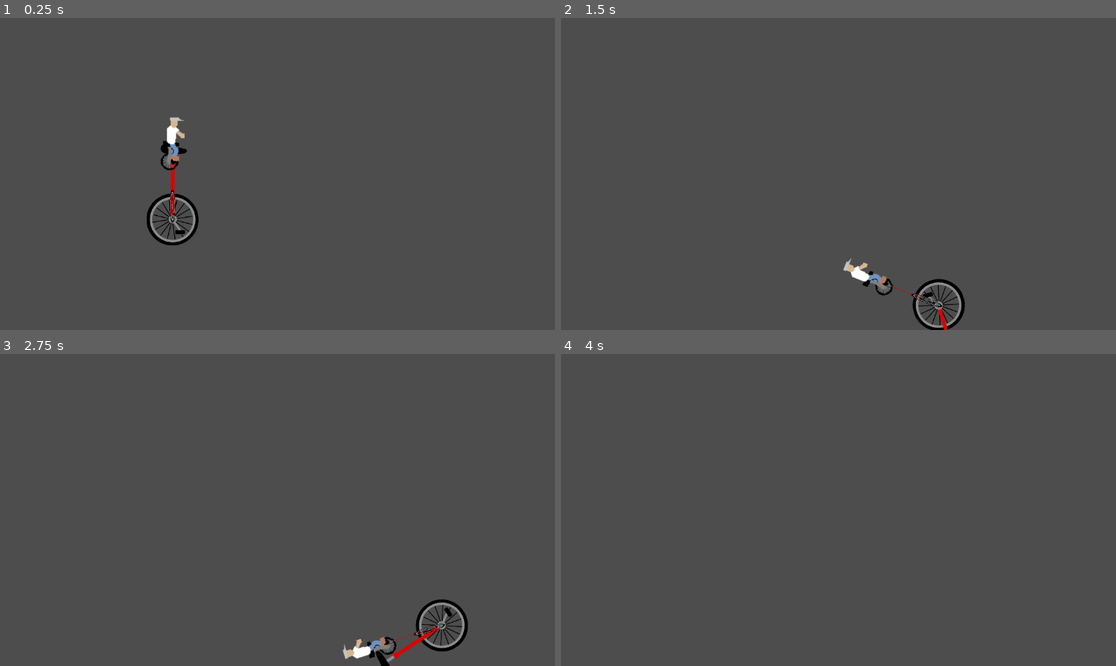
Above: before the commit, frames 1-4 (two rows, left to right).
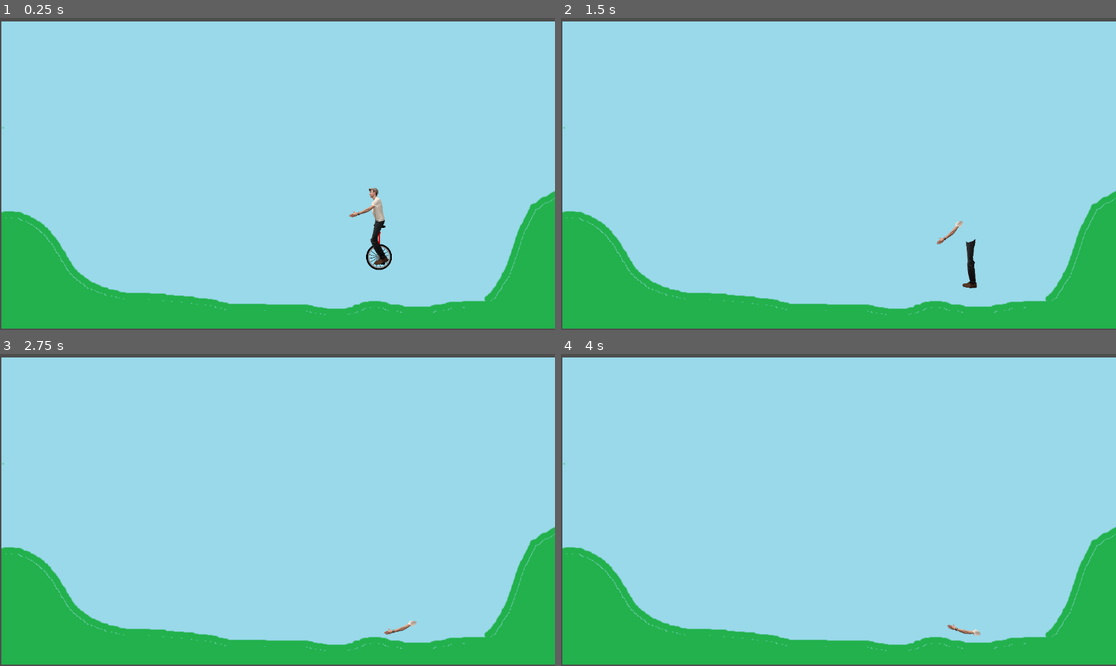
Above: after the commit, the same moments.

Repository: EricKugel/unicycle-simulator-2
Game: Godot game, scene res://main.tscn
Two runs of this game, one before a commit and one after it. Both use one fixed random seed, a clock stepped at 60 frames per second and the inputs below.
Inputs:
- Up to frame 1 (0.25 s): no input
- Up to frame 2 (1.5 s): hold D (right) 0.53-1.28 s; tap Space (jump) at 0.6, 0.77, 1.07, 1.35 s; hold A (left) from 1.28 s (still down)
- Up to frame 3 (2.75 s): tap Space (jump) at 1.52, 1.82, 2.1 s; release A (left) at 2.03 s; hold D (right) from 2.03 s (still down)
- Up to frame 4 (4 s): tap Space (jump) at 2.85, 3.02, 3.32, 3.6, 3.77 s; release D (right) at 3.53 s; hold A (left) from 3.53 s (still down)

The runs differ from the first frame. In frame 1, 98% of the frame differs, in the area x 0-100%, y 1-100%; in frame 2, 98%; in frame 3, 98%; in frame 4, 98%.

Commit message:
send help

Diff:
--- a/main.tscn
+++ b/main.tscn
@@ -1,6 +1,7 @@
-[gd_scene load_steps=3 format=3 uid="uid://crgmiqvj1mnuu"]
+[gd_scene load_steps=4 format=3 uid="uid://crgmiqvj1mnuu"]
 
 [ext_resource type="PackedScene" uid="uid://eq7vhp2q8de0" path="res://unicycle.tscn" id="1_n386u"]
+[ext_resource type="Texture2D" uid="uid://dysb7tdmthccx" path="res://level0.png" id="2_snwwc"]
 
 [sub_resource type="WorldBoundaryShape2D" id="WorldBoundaryShape2D_x353m"]
 distance = -650.0
@@ -13,4 +14,15 @@
 shape = SubResource("WorldBoundaryShape2D_x353m")
 
 [node name="Unicycle" parent="." instance=ExtResource("1_n386u")]
-position = Vector2(358, 401)
+position = Vector2(787, 469)
+
+[node name="Sprite2D" type="Sprite2D" parent="."]
+z_index = -1
+position = Vector2(577.75, 326)
+scale = Vector2(1.36889, 1.42411)
+texture = ExtResource("2_snwwc")
+
+[node name="StaticBody2D2" type="StaticBody2D" parent="."]
+
+[node name="CollisionPolygon2D" type="CollisionPolygon2D" parent="StaticBody2D2"]
+polygon = PackedVector2Array(8, 409, 40, 399, 96, 430, 225, 583, 1015, 585, 1094, 395, 1145, 358, 1353, 325, 1102, 802, -36, 699)
--- a/project.godot
+++ b/project.godot
@@ -36,6 +36,7 @@
 "events": [Object(InputEventKey,"resource_local_to_scene":false,"resource_name":"","device":-1,"window_id":0,"alt_press …(191 unchanged characters)…
 , Object(InputEventKey,"resource_local_to_scene":false,"resource_name":"","device":-1,"window_id":0,"alt_pressed":false …(183 unchanged characters)…
 , Object(InputEventKey,"resource_local_to_scene":false,"resource_name":"","device":-1,"window_id":0,"alt_pressed":false …(186 unchanged characters)…
+, Object(InputEventJoypadButton,"resource_local_to_scene":false,"resource_name":"","device":-1,"button_index":0,"pressure":0.0,"pressed":true,"script":null)
 ]
 }
 
--- a/unicycle.gd
+++ b/unicycle.gd
@@ -1,13 +1,20 @@
 extends Node2D
 
+var died = false
 
 # Called when the node enters the scene tree for the first time.
 func _ready() -> void:
 	pass # Replace with function body.
 
+func die() -> void:
+	if not died:
+		$Knee.queue_free()
+		$Shoulder.queue_free()
+		$Hip.queue_free()
+		$Foot.queue_free()
+		died = true
 
 # Called every frame. 'delta' is the elapsed time since the previous frame.
 func _process(delta: float) -> void:
-	position = $Wheel.global_position
-	$Wheel.position = Vector2.ZERO
-	$Gary.position = Vector2.ZERO
+	if Input.is_action_just_pressed("jump"):
+		die()
--- a/unicycle.tscn
+++ b/unicycle.tscn
@@ -1,9 +1,13 @@
-[gd_scene load_steps=6 format=3 uid="uid://eq7vhp2q8de0"]
+[gd_scene load_steps=10 format=3 uid="uid://eq7vhp2q8de0"]
 
-[ext_resource type="Texture2D" uid="uid://dipnius0rteqs" path="res://unicycle.png" id="1_81ofr"]
 [ext_resource type="Script" path="res://unicycle.gd" id="1_qa0rq"]
 [ext_resource type="Script" path="res://wheel.gd" id="2_s6mki"]
-[ext_resource type="Texture2D" uid="uid://csliy0ha313f1" path="res://cyclist0.png" id="3_273s8"]
+[ext_resource type="Texture2D" uid="uid://ce6nfedu0nh6t" path="res://wheel.png" id="3_8nrsv"]
+[ext_resource type="Texture2D" uid="uid://dtfydtxp67hjx" path="res://axle.png" id="4_kossc"]
+[ext_resource type="Texture2D" uid="uid://clqfekowy8oo7" path="res://torso.png" id="5_xdlif"]
+[ext_resource type="Texture2D" uid="uid://dootbhrnaqx1c" path="res://arm.png" id="6_52dq7"]
+[ext_resource type="Texture2D" uid="uid://28gnq87aogqc" path="res://upper_leg.png" id="7_1v4em"]
+[ext_resource type="Texture2D" uid="uid://df0bh87y60hg4" path="res://lower_leg.png" id="8_v7m6l"]
 
 [sub_resource type="CircleShape2D" id="CircleShape2D_t8gq1"]
 radius = 54.0093
@@ -15,32 +19,100 @@
 script = ExtResource("2_s6mki")
 
 [node name="CollisionShape2D" type="CollisionShape2D" parent="Wheel"]
-position = Vector2(3.05176e-05, 0.206955)
+scale = Vector2(0.5, 0.5)
 shape = SubResource("CircleShape2D_t8gq1")
 
 [node name="Sprite2D" type="Sprite2D" parent="Wheel"]
-position = Vector2(3.05176e-05, -50.793)
-scale = Vector2(0.310345, 0.310345)
-texture = ExtResource("1_81ofr")
+scale = Vector2(0.155, 0.155)
+texture = ExtResource("3_8nrsv")
 
 [node name="Gary" type="RigidBody2D" parent="."]
 center_of_mass_mode = 1
-center_of_mass = Vector2(0, -200)
+center_of_mass = Vector2(0, -100)
+
+[node name="Sprite2D2" type="Sprite2D" parent="Gary"]
+position = Vector2(0, -22)
+scale = Vector2(0.136, 0.14)
+texture = ExtResource("4_kossc")
+
+[node name="CollisionPolygon2D" type="CollisionPolygon2D" parent="Gary"]
+position = Vector2(16, 148)
+polygon = PackedVector2Array(-18, -144, -13, -147, -13, -206, -2, -210, -13, -268, -20, -273, -17, -283, -21, -292, -37, -291, -37, -273, -29, -267, -34, -251, -25, -209, -18, -207, -19, -150)
 
 [node name="Sprite2D" type="Sprite2D" parent="Gary"]
-position = Vector2(-6.75, -157.5)
-scale = Vector2(1.5875, 1.3875)
-texture = ExtResource("3_273s8")
+position = Vector2(-5, -109)
+scale = Vector2(0.091, 0.091)
+texture = ExtResource("5_xdlif")
 
-[node name="Sprite2D2" type="Sprite2D" parent="Gary"]
-position = Vector2(0, -60)
-scale = Vector2(0.033046, 0.197704)
-texture = ExtResource("1_81ofr")
-
-[node name="CollisionPolygon2D" type="CollisionPolygon2D" parent="Gary"]
-polygon = PackedVector2Array(0, -215, 40, -205, 28, -106, 6, -106, 12, 11, -11, 11, -6, -106, -26, -101, -31, -168)
-
-[node name="PinJoint2D" type="PinJoint2D" parent="."]
+[node name="Bearing" type="PinJoint2D" parent="."]
+position = Vector2(0, -1)
 node_a = NodePath("../Gary")
 node_b = NodePath("../Wheel")
-softness = 1.1
+
+[node name="Arm" type="RigidBody2D" parent="."]
+z_index = 2
+mass = 0.157
+center_of_mass_mode = 1
+center_of_mass = Vector2(-25, -100)
+
+[node name="Sprite2D" type="Sprite2D" parent="Arm"]
+position = Vector2(-28, -101)
+scale = Vector2(0.09, 0.092)
+texture = ExtResource("6_52dq7")
+
+[node name="CollisionPolygon2D" type="CollisionPolygon2D" parent="Arm"]
+position = Vector2(58, 84)
+polygon = PackedVector2Array(-121, -171, -88, -183, -69, -200, -61, -204, -58, -191, -82, -178, -116, -164)
+
+[node name="Shoulder" type="PinJoint2D" parent="."]
+position = Vector2(-5, -112)
+node_a = NodePath("../Gary")
+node_b = NodePath("../Arm")
+
+[node name="Upper Leg" type="RigidBody2D" parent="."]
+collision_layer = 0
+collision_mask = 0
+mass = 0.001
+center_of_mass_mode = 1
+center_of_mass = Vector2(-10, -60)
+
+[node name="Sprite2D" type="Sprite2D" parent="Upper Leg"]
+position = Vector2(-2, -53)
+scale = Vector2(0.091, 0.128)
+texture = ExtResource("7_1v4em")
+
+[node name="CollisionPolygon2D" type="CollisionPolygon2D" parent="Upper Leg"]
+position = Vector2(8, 82)
+polygon = PackedVector2Array(-23, -114, -15, -113, 4, -158, -17, -159)
+
+[node name="Lower Leg" type="RigidBody2D" parent="."]
+collision_layer = 0
+collision_mask = 0
+mass = 0.001
+center_of_mass_mode = 1
+center_of_mass = Vector2(-2, -15)
+
+[node name="Sprite2D" type="Sprite2D" parent="Lower Leg"]
+position = Vector2(-1, -10)
+rotation = -0.23911
+scale = Vector2(0.116, 0.123)
+texture = ExtResource("8_v7m6l")
+
+[node name="CollisionPolygon2D" type="CollisionPolygon2D" parent="Lower Leg"]
+position = Vector2(15, 48)
+polygon = PackedVector2Array(-26, -33, 3, -39, -19, -89, -34, -86, -18, -45)
+
+[node name="Knee" type="PinJoint2D" parent="."]
+position = Vector2(-12, -36)
+node_a = NodePath("../Upper Leg")
+node_b = NodePath("../Lower Leg")
+
+[node name="Hip" type="PinJoint2D" parent="."]
+position = Vector2(-1, -71)
+node_a = NodePath("../Upper Leg")
+node_b = NodePath("../Gary")
+
+[node name="Foot" type="PinJoint2D" parent="."]
+position = Vector2(8, 7)
+node_a = NodePath("../Lower Leg")
+node_b = NodePath("../Wheel")
--- a/wheel.gd
+++ b/wheel.gd
@@ -13,6 +13,9 @@
 # Called every frame. 'delta' is the elapsed time since the previous frame.
 func _physics_process(delta: float) -> void:
 	apply_torque_impulse(torque_impulse * delta)
-	apply_central_impulse(Vector2(torque_impulse * delta * 0.005, 0))
+	apply_central_impulse(Vector2(torque_impulse * delta * 0.004, 0))
 
 	angular_velocity = clampf(angular_velocity, -10, 10)
+
+	if Input.is_action_just_pressed("jump"):
+		apply_central_impulse(Vector2(0, -1000))
Not shown, added: arm.png.import
Not shown, added: axle.png.import
Not shown, added: level0.png.import
Not shown, added: lower_leg.png.import
Not shown, added: me.png.import
Not shown, added: torso.png.import
Not shown, added: upper_leg.png.import
Not shown, added: wheel.png.import
